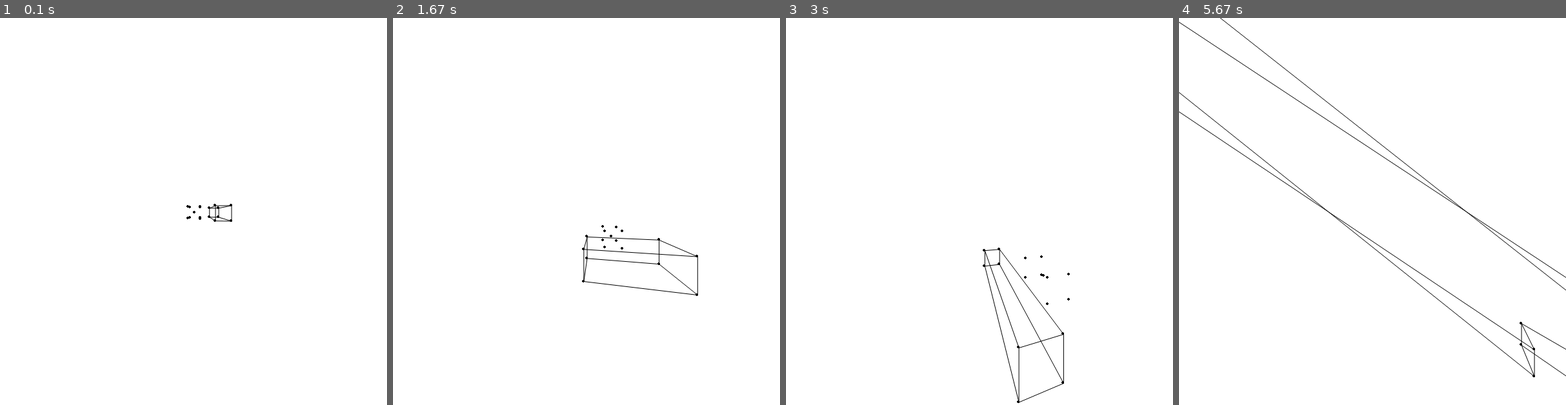
Above: before the commit, frames 1-4 (left to right).
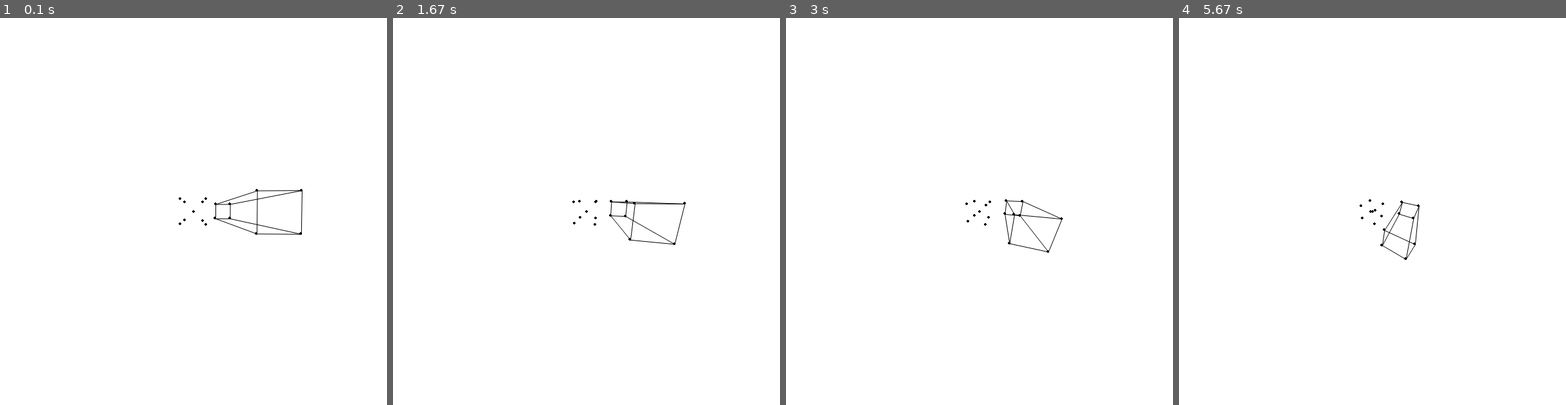
Above: after the commit, the same moments.

Repository: poonchoi/3D-GRAPHICS-ENGINE
Game: pygame game, started from 3dEngine1stModel.py
The game is run twice, just before and just after one commit, with the same random seed, the same clock (stepped at 60 frames per second) and the same inputs.
Inputs:
- Up to frame 1 (0.1 s): no input
- Up to frame 2 (1.67 s): no input
- Up to frame 3 (3 s): no input
- Up to frame 4 (5.67 s): no input

The runs differ from the first frame. In frame 1, 0.5% of the frame differs, in the area x 46-79%, y 44-56%; in frame 2, 0.8%; in frame 3, 0.8%; in frame 4, 1.5%, in the area x 0-100%, y 0-93%.

Commit message:
iphone obj file

Diff:
--- a/3dEngine1stModel.py
+++ b/3dEngine1stModel.py
@@ -14,7 +14,7 @@
         self.clock = pg.time.Clock()
         self.angle = 0
         self.scale = 100
-        self.distance = 12
+        self.distance = 6
 
 
     def connect_points(self, i, j, points):
@@ -78,7 +78,7 @@
 
     def draw(self):
         # self.angle = pg.mouse.get_pos()[0] / 1000
-        self.angle += 0.01
+        self.angle += 0.001
         self.screen.fill(WHITE)
         points = [[3, -1, 3], [5, -1, 3], [5, 1, 3], [3, 1, 3], [3, -1, -3], [5, -1, -3], [5, 1, -3], [3, 1, -3], [0,0,0],
         [-1,1,1],[1,1,1],[-1,-1,1],[1,-1, 1],[-1,1,-1],[1,1,-1],[-1,-1,-1],[1,-1,-1]]
@@ -86,8 +86,8 @@
         i = 0
         for point in points:
             rotated = self.rotateY(point, self.angle+0.01)
-            #rotated = self.rotateX(rotated, self.angle)
-            rotated = self.translate(rotated, [self.angle*2, self.angle*2, self.angle*2])
+            rotated = self.rotateX(rotated, self.angle)
+            rotated = self.translate(rotated, [0,0,-self.angle*5])
             projected = self.project(rotated)
             x = projected[0] * self.scale + self.H_WIDTH
             y = projected[1] * self.scale + self.H_HEIGHT
--- a/perspectiveTest2.py
+++ b/perspectiveTest2.py
@@ -28,16 +28,20 @@
         a = self.WIDTH / self.HEIGHT
         f = 1/math.tan(fov * 0.5 / 180 * math.pi)
         q = zfar/(zfar-znear)
+        b = (-zfar*znear)/(zfar-znear)
+        c = (-znear-zfar)/(znear-zfar)
+        d = (2*zfar*znear)/(znear-zfar)
         p = np.matrix([
             [a*f,0,0,0],
             [0,f,0,0],
-            [0,0,q,1],
-            [0,0,-znear*q,0]
+            [0,0,c,d],
+            [0,0,-1,0]
         ])
 
         point = np.array(point)
         projected = np.matmul(p, point.reshape(4,1))
         projected = projected.tolist()
+        print(projected)
         projected[0][0] = projected[0][0] / projected[3][0]
         projected[1][0] = projected[1][0] / projected[3][0]
         projected[2][0] = projected[2][0] / projected[3][0]
--- a/test1/main.py
+++ b/test1/main.py
@@ -17,7 +17,7 @@
     def create_objects(self):
         self.camera = Camera(self, [-5, 6, -55])
         self.projection = Projection(self)
-        self.object = self.get_object_from_file('resources/t_34_obj.obj')
+        self.object = self.get_object_from_file('resources/iphone.obj')
 
     def get_object_from_file(self, filename):
         vertex, faces = [], []
Not shown, added: test1/resources/Iphone_seceond_version_finished.mtl
Binary file added: test1/resources/camera-lens-icon.jpg
Binary file added: test1/resources/iphone-x-screens-status-bar.jpg
Not shown, added: test1/resources/Iphone seceond version finished.c4d
Not shown, added: test1/resources/iphone.fbx
Not shown, added: test1/resources/iphone.obj
